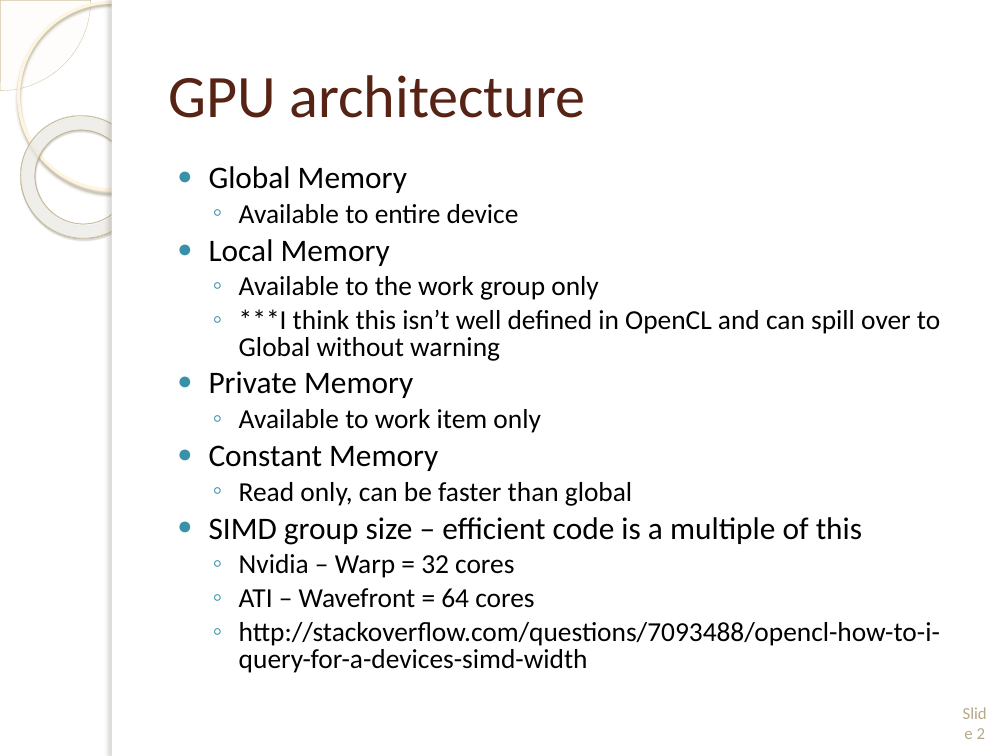
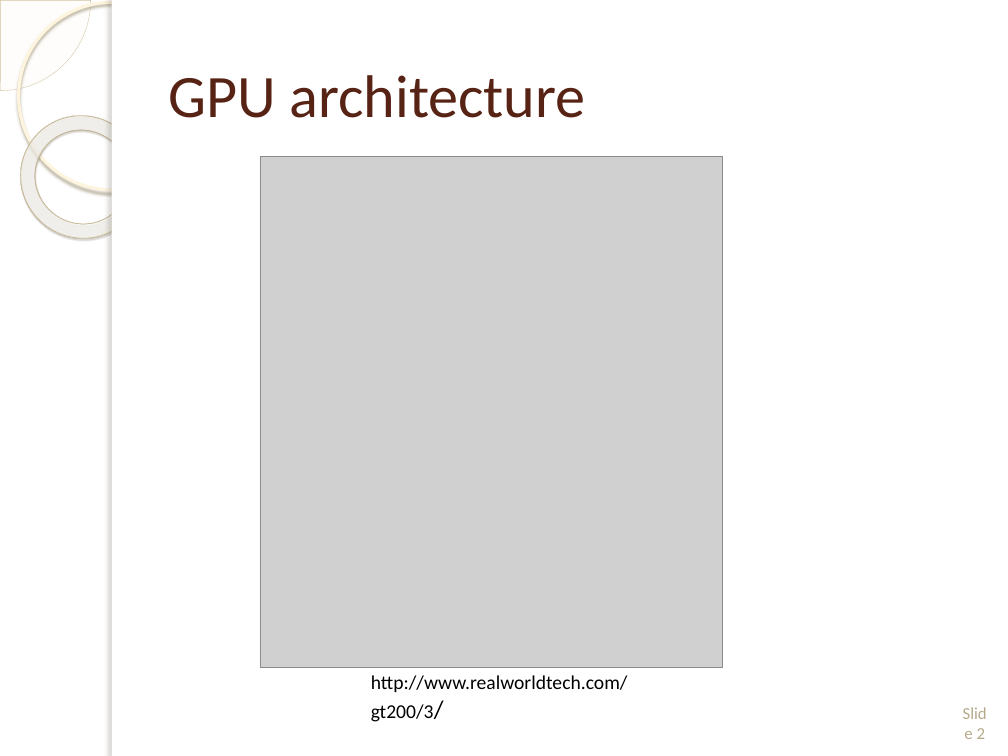
Before and after one commit to wmatern/summer_LANL, a slide deck: slide 2 of Final Research Presentation/Will_Additions.pptx. Drawn at 1008x756 pixels with LibreOffice and Linux fonts; fonts in the diff are those of the drawing; grey boxes stand for pictures; background and template pictures are left out. Boxes give left, top, right and bottom in pixels: in the first picture for what was removed or moved away, otherwise in the second. Text is boxed around its words. In the diff, an @@ line names an element or a change of style, - is before the commit and + after.

```diff
--- a/Final Research Presentation/Will_Additions.pptx
+++ b/Final Research Presentation/Will_Additions.pptx
@@ text removed at bbox=[209, 166, 940, 673] @@
-● Global Memory
-  ◦ Available to entire device
-● Local Memory
-  ◦ Available to the work group only
-  ◦ ***I think this isn’t well defined in OpenCL and can spill over to Global without warning
-● Private Memory
-  ◦ Available to work item only
-● Constant Memory
-  ◦ Read only, can be faster than global
-● SIMD group size – efficient code is a multiple of this
-  ◦ Nvidia – Warp = 32 cores
-  ◦ ATI – Wavefront = 64 cores
-  ◦ http://stackoverflow.com/questions/7093488/opencl-how-to-i-query-for-a-devices-simd-width
@@ picture added at bbox=[260, 156, 722, 667] @@
@@ text added at bbox=[371, 675, 628, 722], 14 pt, text #000000 @@
+http://www.realworldtech.com/gt200/3/
```
Also in this commit, not shown: 1 other slide changed, 25 other files.
